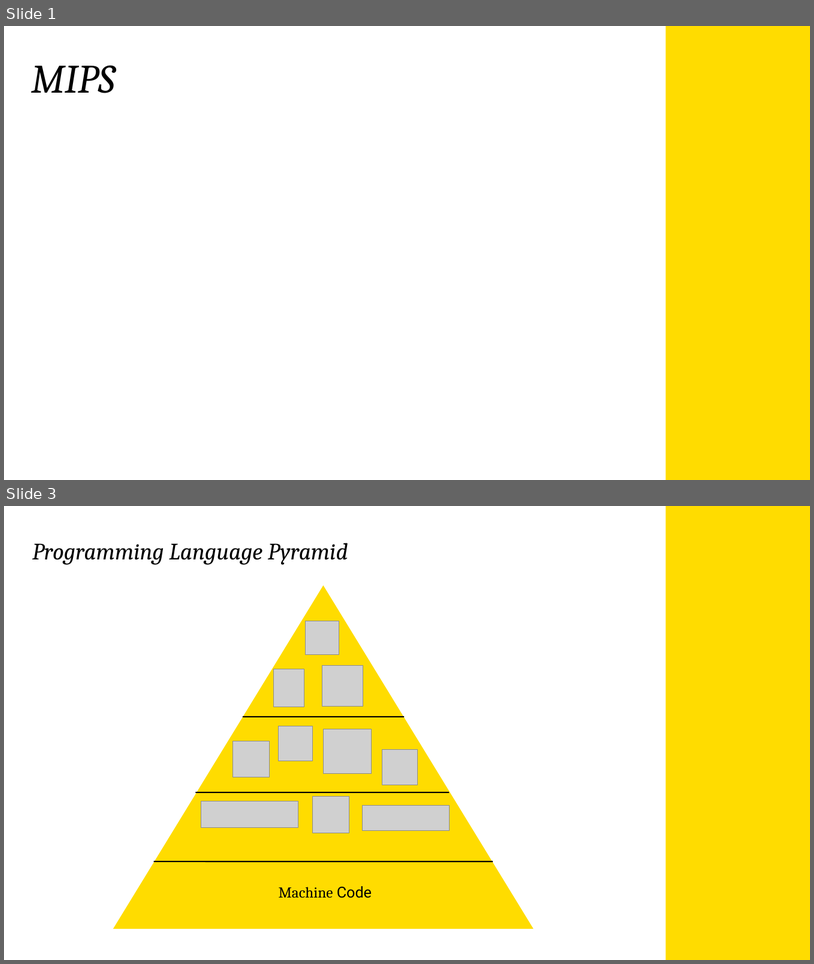
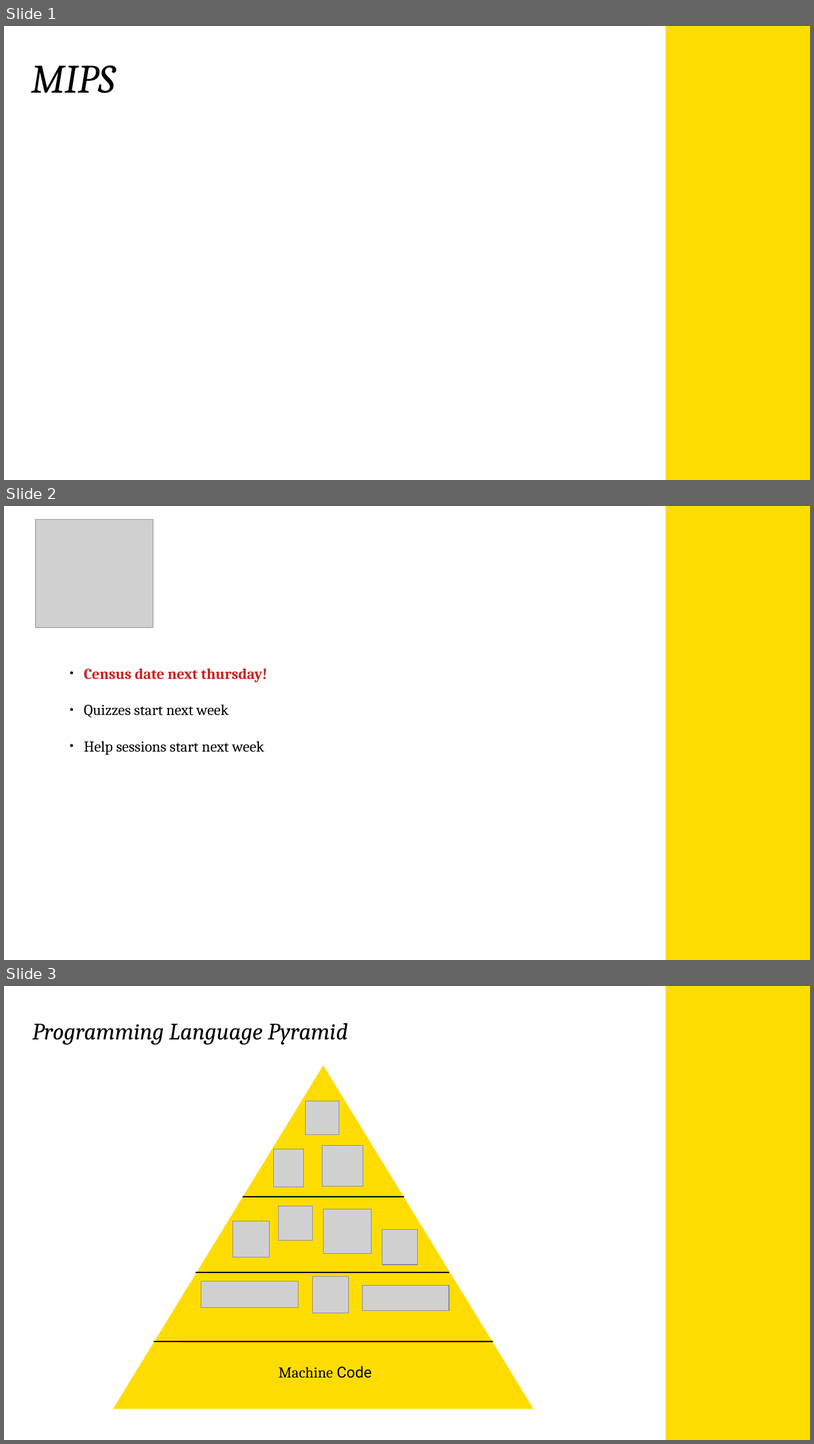
Before and after one commit to krudbox/1521, a slide deck: Week2/COMP1521W2.pptm. Shown one above the other, each under a label of ours: slides 1 and 3 before the commit, slides 1, 2 and 3 after it; the slides between them are not shown. The pictures are 814x964 and 814x1444 pixels, drawn with LibreOffice and Linux fonts; fonts in the diff are those of the drawing; grey boxes stand for pictures; background and template pictures are left out. Boxes give left, top, right and bottom in pixels: in the first picture for what was removed or moved away, otherwise in the second. Text is boxed around its words. In the diff, an @@ line names an element or a change of style, - is before the commit and + after.

Commit message:
small change to W2 slides

```diff
--- a/Week2/COMP1521W2.pptm
+++ b/Week2/COMP1521W2.pptm
@@ slide 2 added at box(4, 506, 810, 960), background #FFFFFF; not listed: 1 template element that a slide beside it also shows @@
@@ picture added at box(35, 520, 153, 628) @@
@@ text added at box(84, 668, 268, 755), 18 pt, text #000000 @@
+● Census date next thursday!
+● Quizzes start next week
+● Help sessions start next week
```
Also in this commit, not shown: 2 slides changed, 1 other slide added, 1 slide removed, 4 other files.
